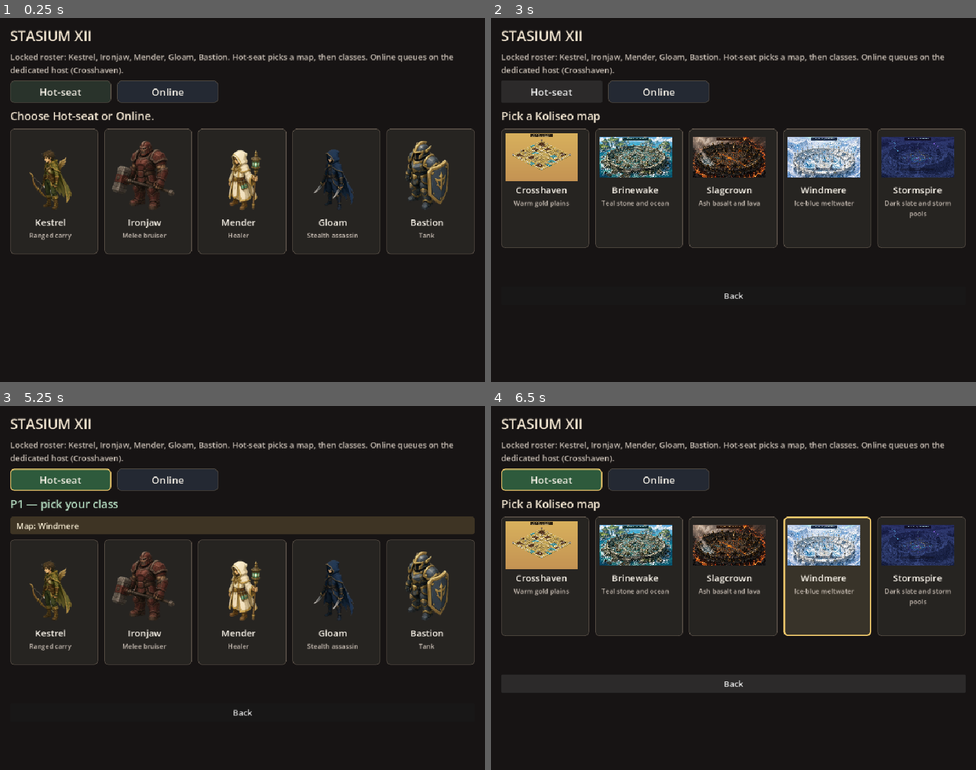
Above: before the commit, frames 1-4 (two rows, left to right).
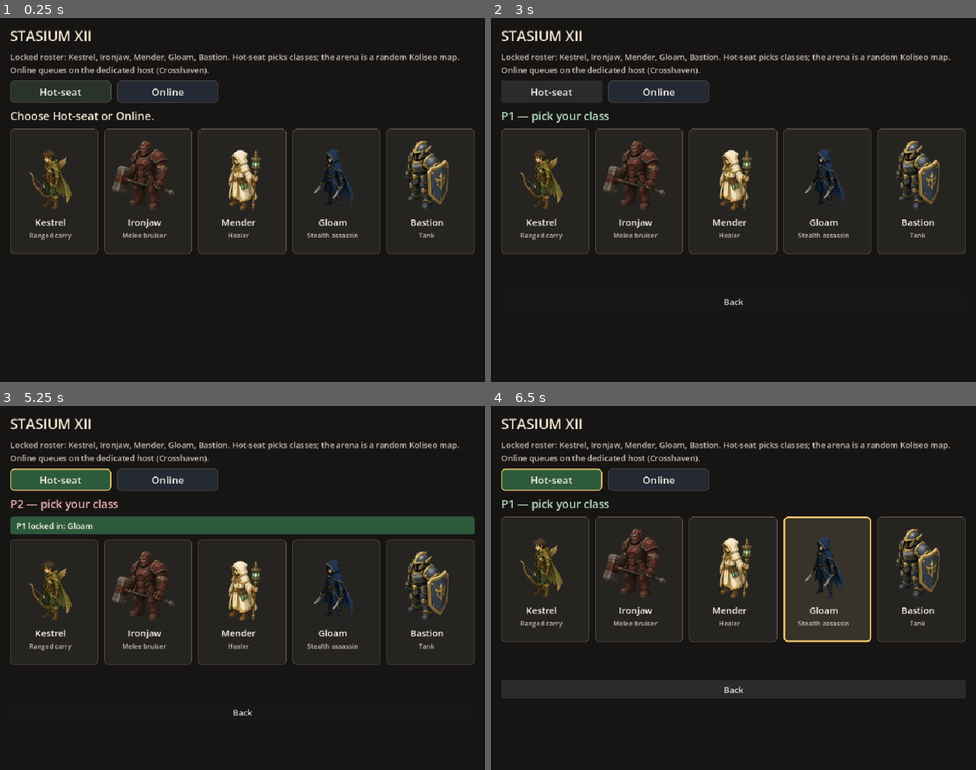
Above: after the commit, the same moments.

Repository: maurogp12/stasiumxii
Game: Godot game, scene res://scenes/class_select.tscn
The game is run twice, just before and just after one commit, with the same random seed, the same clock (stepped at 60 frames per second) and the same inputs.
Inputs (mouse positions are in pixels of both pictures, inside the frame that each line leads up to):
- Up to frame 1 (0.25 s): no input
- Up to frame 2 (3 s): click "Hot-seat" at 0.5 s; click "Online" at 1.25 s; click "Back" at 2 s; click "Hot-seat" at 2.75 s
- Up to frame 3 (5.25 s): click "Back" at 3.5 s; click "Hot-seat" at 4.25 s; tap Enter (ui_accept) at 5 s; move the mouse to (349, 569) at 5.02 s; hold Enter (ui_accept) from 5.03 s (still down); click (349, 569) at 5.17 s
- Up to frame 4 (6.5 s): release Enter (ui_accept) at 5.75 s; click "Back" at 5.75 s

The runs differ from the first frame. In frame 1, 0.8% of the frame differs, in the area x 2-95%, y 9-16%; in frame 2, 12%; in frame 3, 5.6%; in frame 4, 12%, in the area x 2-98%, y 9-79%.

Commit message:
Roll a random Koliseo arena for hot-seat matches.
Players no longer pick a map. Hot-seat seals a uniform roll of the five ship ids when the duel starts, and New Match rolls again. Empty map_id and online stays Crosshaven.

Co-authored-by: maurogp12 <maurogp12@users.noreply.github.com>

Diff:
--- a/backend/cell_tag_map.gd
+++ b/backend/cell_tag_map.gd
@@ -9,6 +9,7 @@
 ##
 ## Catalog ids: crosshaven, brinewake, slagcrown, windmere, stormspire.
 ## An empty map id loads Crosshaven. `demo_map` stays `{id}_15`.
+## Hot-seat calls `random_ship_id()`; this loader does not show a chooser.
 ##
 ## Schema: { "size": [w, h], "cells": [ { "x", "y", "terrain", "elevation", "paint_only" } ] }
 
@@ -30,6 +31,26 @@
 
 static func is_ship_map(map_id: String) -> bool:
 	return SHIP_MAPS.has(normalize_id(map_id))
+
+
+## Catalog slot. Index wraps so every ship id is reachable.
+static func ship_id_at(index: int) -> String:
+	if SHIP_MAPS.is_empty():
+		return DEFAULT_ID
+	return SHIP_MAPS[posmod(index, SHIP_MAPS.size())]
+
+
+## Uniform among SHIP_MAPS. Pass an RNG to keep a test seed off the global generator.
+static func random_ship_id(rng: Variant = null) -> String:
+	var count := SHIP_MAPS.size()
+	if count == 0:
+		return DEFAULT_ID
+	var index := 0
+	if rng is RandomNumberGenerator:
+		index = (rng as RandomNumberGenerator).randi_range(0, count - 1)
+	else:
+		index = randi_range(0, count - 1)
+	return SHIP_MAPS[index]
 
 
 static func normalize_id(raw: String) -> String:
--- a/board_view.gd
+++ b/board_view.gd
@@ -513,6 +513,8 @@
 	_mark_local_net_echo()
 	var config := {}
 	if not _online():
+		# Fresh arena every hot-seat rematch. Online reset stays Crosshaven.
+		ClassSelect.roll_hotseat_map()
 		config = ClassSelect.local_match_config()
 	_sim().reset_match(config)
 	_rebuild_pawns()
--- a/scenes/class_select.gd
+++ b/scenes/class_select.gd
@@ -1,7 +1,7 @@
 extends Control
 class_name ClassSelect
 
-## Main scene. Hot-seat picks a Koliseo map, then P1, then P2, then the local duel.
+## Main scene. Hot-seat is P1, then P2, then the local duel on a random Koliseo map.
 ## Online pick calls NetSession.select_class (rpc_select_class once connected).
 ## Online stays on Crosshaven; the dedicated host does not share a map pick.
 ## Queue calls start_queue_client, which sends rpc_enqueue. Queue is the Find Match control.
@@ -33,7 +33,6 @@
 static var hotseat_map_id: String = ""
 
 var _phase: String = "mode"
-var _map_id: String = ""
 var _p1: String = ""
 var _p2: String = ""
 var _picked: String = ""
@@ -48,9 +47,6 @@
 var _p1_chip: PanelContainer
 var _p1_chip_label: Label
 var _cards_row: HBoxContainer
-var _map_row: HBoxContainer
-var _map_chip: PanelContainer
-var _map_chip_label: Label
 var _join_row: HBoxContainer
 var _join_ip: LineEdit
 var _join_port: LineEdit
@@ -60,9 +56,6 @@
 var _back_button: Button
 var _mode_buttons: Dictionary = {}
 var _class_buttons: Dictionary = {}
-var _map_cards: Dictionary = {}
-var _map_name_labels: Dictionary = {}
-var _map_previews: Dictionary = {}
 var _name_labels: Dictionary = {}
 var _role_labels: Dictionary = {}
 var _portraits: Dictionary = {}
@@ -79,14 +72,15 @@
 	return "picker"
 
 
+static func roll_hotseat_map() -> String:
+	hotseat_map_id = CellTagMap.random_ship_id()
+	return hotseat_map_id
+
+
 static func local_match_config() -> Dictionary:
-	if hotseat_classes.size() != 2:
-		return {}
-	if not SpellKits.is_roster_class(hotseat_classes[0]) or not SpellKits.is_roster_class(hotseat_classes[1]):
-		return {}
-	var config := {
-		"classes": [hotseat_classes[0], hotseat_classes[1]],
-	}
+	var config := {}
+	if hotseat_classes.size() == 2 and SpellKits.is_roster_class(hotseat_classes[0]) and SpellKits.is_roster_class(hotseat_classes[1]):
+		config["classes"] = [hotseat_classes[0], hotseat_classes[1]]
 	if CellTagMap.is_ship_map(hotseat_map_id):
 		config["map_id"] = CellTagMap.normalize_id(hotseat_map_id)
 	return config
@@ -135,8 +129,7 @@
 	if _phase == "dedicated":
 		return
 	if which == "hotseat":
-		_phase = "map"
-		_map_id = ""
+		_phase = "hotseat_p1"
 		_p1 = ""
 		_p2 = ""
 		_status.text = ""
@@ -156,9 +149,6 @@
 	if _phase == "mode":
 		_status.text = "Choose Hot-seat or Online first."
 		return {"ok": false, "reason": "mode_required", "class_id": id}
-	if _phase == "map":
-		_status.text = "Pick a map first."
-		return {"ok": false, "reason": "map_required", "class_id": id}
 	if _phase == "hotseat_done":
 		return {"ok": false, "reason": "already_started", "class_id": id, "classes": hotseat_classes.duplicate()}
 	if not SpellKits.is_roster_class(id):
@@ -207,23 +197,6 @@
 	return result
 
 
-func pick_map(map_id: String) -> Dictionary:
-	var id := CellTagMap.normalize_id(map_id)
-	if _phase == "dedicated":
-		return {"ok": false, "reason": "dedicated", "map_id": id}
-	if _phase != "map":
-		return {"ok": false, "reason": "map_phase", "map_id": id}
-	if not CellTagMap.is_ship_map(id):
-		_show_reject("unknown_map", id)
-		return {"ok": false, "reason": "unknown_map", "map_id": id}
-	_map_id = id
-	_phase = "hotseat_p1"
-	_reject.text = ""
-	_status.text = ""
-	_refresh_all()
-	return {"ok": true, "reason": "", "map_id": id}
-
-
 func go_back() -> void:
 	if _phase == "dedicated" or _leaving:
 		return
@@ -232,16 +205,9 @@
 		_p2 = ""
 		_refresh_all()
 		return
-	if _phase == "hotseat_p1":
-		_phase = "map"
-		_p1 = ""
-		_p2 = ""
-		_refresh_all()
-		return
 	if NetSession.is_online() or (NetSession.is_queue_client() and NetSession.is_client()):
 		NetSession.return_to_hotseat()
 	_phase = "mode"
-	_map_id = ""
 	_p1 = ""
 	_p2 = ""
 	_queue_panel.visible = false
@@ -272,33 +238,6 @@
 	if _reject == null:
 		return ""
 	return _reject.text
-
-
-func selected_map_id() -> String:
-	return _map_id
-
-
-func map_cards_visible() -> bool:
-	return _map_row != null and _map_row.visible and _map_cards.size() == CellTagMap.SHIP_MAPS.size()
-
-
-func map_card_title(map_id: String) -> String:
-	var id := CellTagMap.normalize_id(map_id)
-	if not _map_name_labels.has(id):
-		return ""
-	return str((_map_name_labels[id] as Label).text)
-
-
-func map_card_blurb(map_id: String) -> String:
-	return CellTagMap.blurb_of(map_id)
-
-
-func map_card_has_preview(map_id: String) -> bool:
-	var id := CellTagMap.normalize_id(map_id)
-	if not _map_previews.has(id):
-		return false
-	var tex: TextureRect = _map_previews[id]
-	return tex.texture != null
 
 
 func class_cards_visible() -> bool:
@@ -370,7 +309,7 @@
 
 	var blurb := Label.new()
 	blurb.autowrap_mode = TextServer.AUTOWRAP_WORD_SMART
-	blurb.text = "Locked roster: Kestrel, Ironjaw, Mender, Gloam, Bastion. Hot-seat picks a map, then classes. Online queues on the dedicated host (Crosshaven)."
+	blurb.text = "Locked roster: Kestrel, Ironjaw, Mender, Gloam, Bastion. Hot-seat picks classes; the arena is a random Koliseo map. Online queues on the dedicated host (Crosshaven)."
 	blurb.add_theme_color_override("font_color", Color(0.78, 0.74, 0.7))
 	col.add_child(blurb)
 
@@ -385,15 +324,6 @@
 	_prompt = Label.new()
 	_prompt.add_theme_font_size_override("font_size", 22)
 	col.add_child(_prompt)
-
-	_map_chip = PanelContainer.new()
-	_map_chip.visible = false
-	_map_chip.add_theme_stylebox_override("panel", _seat_chip_style(Color("#3E3424")))
-	col.add_child(_map_chip)
-	_map_chip_label = Label.new()
-	_map_chip_label.add_theme_font_size_override("font_size", 16)
-	_map_chip_label.add_theme_color_override("font_color", Color(0.98, 0.94, 0.84))
-	_map_chip.add_child(_map_chip_label)
 
 	_p1_chip = PanelContainer.new()
 	_p1_chip.visible = false
@@ -403,16 +333,6 @@
 	_p1_chip_label.add_theme_font_size_override("font_size", 16)
 	_p1_chip_label.add_theme_color_override("font_color", Color(0.98, 0.96, 0.92))
 	_p1_chip.add_child(_p1_chip_label)
-
-	_map_row = HBoxContainer.new()
-	_map_row.add_theme_constant_override("separation", 12)
-	_map_row.size_flags_horizontal = Control.SIZE_EXPAND_FILL
-	_map_row.visible = false
-	col.add_child(_map_row)
-	for map_id in CellTagMap.SHIP_MAPS:
-		var map_card := _make_map_card(str(map_id))
-		map_card.size_flags_horizontal = Control.SIZE_EXPAND_FILL
-		_map_row.add_child(map_card)
 
 	_cards_row = HBoxContainer.new()
 	_cards_row.add_theme_constant_override("separation", 12)
@@ -570,76 +490,6 @@
 	return panel
 
 
-func _make_map_card(map_id: String) -> Panel:
-	var panel := Panel.new()
-	panel.custom_minimum_size = Vector2(168, 236)
-	panel.mouse_filter = Control.MOUSE_FILTER_STOP
-	panel.focus_mode = Control.FOCUS_ALL
-	panel.mouse_default_cursor_shape = Control.CURSOR_POINTING_HAND
-	panel.gui_input.connect(_on_map_gui.bind(map_id))
-	panel.add_theme_stylebox_override("panel", _card_style(false))
-
-	var box := VBoxContainer.new()
-	box.mouse_filter = Control.MOUSE_FILTER_IGNORE
-	box.position = Vector2(8, 8)
-	box.add_theme_constant_override("separation", 4)
-	panel.add_child(box)
-
-	var preview := _load_preview(map_id)
-	var tex := TextureRect.new()
-	tex.custom_minimum_size = Vector2(144, 96)
-	tex.expand_mode = TextureRect.EXPAND_IGNORE_SIZE
-	tex.stretch_mode = TextureRect.STRETCH_KEEP_ASPECT_CENTERED
-	tex.texture_filter = CanvasItem.TEXTURE_FILTER_LINEAR
-	tex.mouse_filter = Control.MOUSE_FILTER_IGNORE
-	if preview != null:
-		tex.texture = preview
-	box.add_child(tex)
-	_map_previews[map_id] = tex
-
-	var name_label := Label.new()
-	name_label.text = CellTagMap.label_of(map_id)
-	name_label.horizontal_alignment = HORIZONTAL_ALIGNMENT_CENTER
-	name_label.add_theme_font_size_override("font_size", 18)
-	name_label.add_theme_color_override("font_color", Color(0.98, 0.96, 0.92))
-	name_label.mouse_filter = Control.MOUSE_FILTER_IGNORE
-	box.add_child(name_label)
-	_map_name_labels[map_id] = name_label
-
-	var blurb := Label.new()
-	blurb.text = CellTagMap.blurb_of(map_id)
-	blurb.horizontal_alignment = HORIZONTAL_ALIGNMENT_CENTER
-	blurb.autowrap_mode = TextServer.AUTOWRAP_WORD_SMART
-	blurb.add_theme_font_size_override("font_size", 13)
-	blurb.add_theme_color_override("font_color", Color(0.78, 0.74, 0.7))
-	blurb.mouse_filter = Control.MOUSE_FILTER_IGNORE
-	box.add_child(blurb)
-
-	_map_cards[map_id] = panel
-	return panel
-
-
-func _load_preview(map_id: String) -> Texture2D:
-	var path := CellTagMap.preview_path(map_id)
-	if path == "" or not ResourceLoader.exists(path):
-		return null
-	var res: Resource = ResourceLoader.load(path)
-	if res is Texture2D:
-		return res as Texture2D
-	return null
-
-
-func _on_map_gui(event: InputEvent, map_id: String) -> void:
-	if event is InputEventMouseButton:
-		var mouse := event as InputEventMouseButton
-		if mouse.pressed and mouse.button_index == MOUSE_BUTTON_LEFT:
-			pick_map(map_id)
-			accept_event()
-	elif event.is_action_pressed("ui_accept"):
-		pick_map(map_id)
-		accept_event()
-
-
 func _on_card_gui(event: InputEvent, class_id: String) -> void:
 	if event is InputEventMouseButton:
 		var mouse := event as InputEventMouseButton
@@ -669,7 +519,7 @@
 	sealed.append(_p1)
 	sealed.append(_p2)
 	hotseat_classes = sealed
-	hotseat_map_id = _map_id if _map_id != "" else CellTagMap.DEFAULT_ID
+	roll_hotseat_map()
 	if not _auto_launch or _leaving:
 		return
 	_leaving = true
@@ -682,7 +532,6 @@
 		return
 	_apply_prompt()
 	_apply_mode_styles()
-	_apply_maps()
 	_apply_cards()
 	if _queue_button != null:
 		var confirmed := SpellKits.is_roster_class(NetSession.selected_class_id)
@@ -692,24 +541,14 @@
 
 
 func _apply_prompt() -> void:
-	var show_map := _phase.begins_with("hotseat") and _map_id != ""
-	_map_chip.visible = show_map
-	if show_map:
-		_map_chip_label.text = "Map: %s" % CellTagMap.label_of(_map_id)
 	var show_chip := _phase == "hotseat_p2" or _phase == "hotseat_done"
 	_p1_chip.visible = show_chip
 	if show_chip:
 		_p1_chip_label.text = "P1 locked in: %s" % SpellKits.display_name(_p1)
 	_join_row.visible = _phase == "online"
-	if _map_row != null:
-		_map_row.visible = _phase == "map"
 	if _cards_row != null:
-		_cards_row.visible = _phase != "map"
-	if _phase == "map":
-		_prompt.text = "Pick a Koliseo map"
-		_prompt.add_theme_color_override("font_color", Color(0.95, 0.9, 0.82))
-		_prompt_seat = -1
-	elif _phase == "hotseat_p1":
+		_cards_row.visible = true
+	if _phase == "hotseat_p1":
 		_prompt.text = "P1 — pick your class"
 		_prompt.add_theme_color_override("font_color", SEAT_P1_TEXT)
 		_prompt_seat = 0
@@ -732,17 +571,11 @@
 		var button: Button = _mode_buttons[mode_id]
 		var active := false
 		if str(mode_id) == "hotseat":
-			active = _phase.begins_with("hotseat") or _phase == "map"
+			active = _phase.begins_with("hotseat")
 		elif str(mode_id) == "online":
 			active = _phase == "online"
 		button.add_theme_stylebox_override("normal", _mode_style(str(mode_id), active))
 		button.add_theme_color_override("font_color", Color(0.98, 0.96, 0.92))
-
-
-func _apply_maps() -> void:
-	for map_id in _map_cards.keys():
-		var panel: Panel = _map_cards[map_id]
-		panel.add_theme_stylebox_override("panel", _card_style(str(map_id) == _map_id and _map_id != ""))
 
 
 func _apply_cards() -> void:
@@ -808,8 +641,6 @@
 	if who == "":
 		who = class_id if class_id != "" else "that class"
 	match reason:
-		"unknown_map":
-			_reject.text = "That map is not in the Koliseo."
 		"invalid_class":
 			_reject.text = "Server rejected %s." % who
 		"class_required":
--- a/tests/run_class_picker_tests.gd
+++ b/tests/run_class_picker_tests.gd
@@ -86,15 +86,13 @@
 func _test_hotseat_p1_then_p2() -> void:
 	var picker := _picker()
 	picker.choose_mode("hotseat")
-	eq(picker.phase_name(), "map", "hot-seat starts at the map picker")
-	eq(picker.prompt_text(), "Pick a Koliseo map", "map prompt names the Koliseo")
-	eq(picker.map_cards_visible(), true, "five map cards are visible")
-	var early_class: Dictionary = picker.pick_class("mender")
-	eq(bool(early_class.get("ok", true)), false, "a class before a map does not pick")
-	eq(str(early_class.get("reason", "")), "map_required", "map is required before classes")
-	var picked_map: Dictionary = picker.pick_map("crosshaven")
-	eq(bool(picked_map.get("ok", false)), true, "Crosshaven is accepted")
-	eq(picker.phase_name(), "hotseat_p1", "hot-seat starts at P1 after the map")
+	eq(picker.phase_name(), "hotseat_p1", "hot-seat starts at P1")
+	eq(picker.class_cards_visible(), true, "class cards are ready with the hot-seat pick")
+	truthy(picker.prompt_text().contains("P1"), "prompt names P1")
+	picker.go_back()
+	eq(picker.phase_name(), "mode", "back from P1 returns to the mode screen")
+	picker.choose_mode("hotseat")
+	eq(picker.phase_name(), "hotseat_p1", "hot-seat starts at P1")
 	eq(picker.prompt_seat(), 0, "P1 uses seat 0")
 	truthy(picker.prompt_text().contains("P1"), "prompt names P1")
 	var p1: Dictionary = picker.pick_class("mender")
@@ -111,6 +109,7 @@
 	eq(int(p2.get("seat", -1)), 1, "bastion is seat 1")
 	eq(_script.hotseat_classes[0], "mender", "sealed seat 0 is mender")
 	eq(_script.hotseat_classes[1], "bastion", "sealed seat 1 is bastion")
+	truthy(CellTagMap.is_ship_map(str(_script.hotseat_map_id)), "sealed map is one of the five arenas")
 	var sim := _sim()
 	sim.reset_match(_script.local_match_config())
 	var units: Array = sim.snapshot()["units"]
@@ -124,7 +123,6 @@
 func _test_hotseat_default_pair() -> void:
 	var picker := _picker()
 	picker.choose_mode("hotseat")
-	picker.pick_map("crosshaven")
 	picker.pick_class("kestrel")
 	picker.pick_class("ironjaw")
 	var sim := _sim()
@@ -135,7 +133,6 @@
 	picker.free()
 	var mirror := _picker()
 	mirror.choose_mode("hotseat")
-	mirror.pick_map("crosshaven")
 	mirror.pick_class("gloam")
 	mirror.pick_class("gloam")
 	eq(_script.hotseat_classes[0], "gloam", "same class can sit both seats")
--- a/tests/run_koliseo_maps_tests.gd
+++ b/tests/run_koliseo_maps_tests.gd
@@ -1,7 +1,7 @@
 extends SceneTree
 
 ## Koliseo ship maps: tags load, lava stays on Slagcrown, paint_only does not
-## block, and the hot-seat picker walks into a match on the chosen map.
+## block, and hot-seat rolls one of the five arenas (no map chooser).
 ## Run: godot --headless --path . -s res://tests/run_koliseo_maps_tests.gd
 
 const MAPS := ["crosshaven", "brinewake", "slagcrown", "windmere", "stormspire"]
@@ -21,8 +21,9 @@
 	_test_paint_only_and_lava()
 	_test_unknown_map_does_not_invent()
 	_test_cell_tags_override()
-	_test_picker_flow()
-	await _test_picker_navigates()
+	_test_random_ship_id()
+	_test_hotseat_rolls_map()
+	await _test_hotseat_navigates()
 	print("Koliseo map tests: %d passed, %d failed" % [_passed, _failed])
 	quit(1 if _failed > 0 else 0)
 
@@ -150,39 +151,56 @@
 	eq(int(snap["tiles"][Vector2i(1, 1)]["elevation"]) >= 0, true, "override tags still apply")
 
 
-func _test_picker_flow() -> void:
+func _test_random_ship_id() -> void:
+	for i in MAPS.size():
+		eq(CellTagMap.ship_id_at(i), MAPS[i], "catalog index %d is %s" % [i, MAPS[i]])
+	eq(CellTagMap.ship_id_at(MAPS.size()), MAPS[0], "catalog index wraps onto Crosshaven")
+	var rng := RandomNumberGenerator.new()
+	rng.seed = 7
+	var seen := {}
+	for _i in 80:
+		var rolled := CellTagMap.random_ship_id(rng)
+		truthy(MAPS.has(rolled), "seeded roll stays in the five ids")
+		seen[rolled] = true
+	eq(seen.size(), MAPS.size(), "seeded rolls cover every ship map")
+	var live := CellTagMap.random_ship_id()
+	truthy(MAPS.has(live), "live random selection returns one of the five ids")
+
+
+func _test_hotseat_rolls_map() -> void:
 	var script := load("res://scenes/class_select.gd")
 	script.hotseat_classes.clear()
 	script.hotseat_map_id = ""
 	var picker := _picker(false)
 	picker.choose_mode("hotseat")
-	eq(picker.phase_name(), "map", "hot-seat opens the map picker")
-	eq(picker.map_cards_visible(), true, "map cards are on screen")
-	eq(picker.class_cards_visible(), false, "class cards wait until a map is picked")
-	for map_id in MAPS:
-		eq(picker.map_card_title(map_id), CellTagMap.label_of(map_id), "%s card label" % map_id)
-		eq(picker.map_card_has_preview(map_id), true, "%s card shows a preview" % map_id)
-	var unknown: Dictionary = picker.pick_map("pulse")
-	eq(bool(unknown.get("ok", true)), false, "unknown map is rejected")
-	eq(str(unknown.get("reason", "")), "unknown_map", "reject reason is unknown_map")
-	eq(picker.phase_name(), "map", "a bad map stays on the picker")
-	var picked: Dictionary = picker.pick_map("slagcrown")
-	eq(bool(picked.get("ok", false)), true, "Slagcrown click is accepted")
-	eq(picker.phase_name(), "hotseat_p1", "map pick continues to P1")
-	eq(picker.selected_map_id(), "slagcrown", "selected map is Slagcrown")
-	truthy(picker.prompt_text().contains("P1"), "P1 prompt follows the map")
+	eq(picker.phase_name(), "hotseat_p1", "hot-seat opens class select")
+	eq(picker.class_cards_visible(), true, "class cards are on screen")
+	var src := FileAccess.get_file_as_string("res://scenes/class_select.gd")
+	eq(src.contains("func pick_map"), false, "class select has no map picker")
+	eq(src.contains("Pick a Koliseo map"), false, "class select has no map prompt")
+	picker.pick_class("kestrel")
 	picker.go_back()
-	eq(picker.phase_name(), "map", "back from P1 returns to the map picker")
-	picker.pick_map("windmere")
+	eq(picker.phase_name(), "hotseat_p1", "back from P2 returns to P1")
+	picker.choose_mode("hotseat")
 	picker.pick_class("kestrel")
 	picker.pick_class("ironjaw")
-	eq(script.hotseat_map_id, "windmere", "sealed map is Windmere")
+	var sealed := str(script.hotseat_map_id)
+	truthy(MAPS.has(sealed), "sealed map is one of the five")
 	var config: Dictionary = script.local_match_config()
-	eq(str(config.get("map_id", "")), "windmere", "match config carries the map id")
+	eq(str(config.get("map_id", "")), sealed, "match config carries the rolled map id")
 	var snap: Dictionary = _sim().reset_match(config)
-	eq(str(snap.get("demo_map", "")), "windmere_15", "picker config loads Windmere")
-	eq(str(snap["units"][0]["class_id"]), "kestrel", "picker config keeps P1")
-	eq(str(snap["units"][1]["class_id"]), "ironjaw", "picker config keeps P2")
+	eq(str(snap.get("demo_map", "")), "%s_15" % sealed, "rolled config loads that arena")
+	eq(str(snap["units"][0]["class_id"]), "kestrel", "rolled config keeps P1")
+	eq(str(snap["units"][1]["class_id"]), "ironjaw", "rolled config keeps P2")
+	script.hotseat_map_id = "crosshaven"
+	var again := str(script.roll_hotseat_map())
+	truthy(MAPS.has(again), "New Match roll is a ship map")
+	eq(str(script.hotseat_map_id), again, "New Match stores the fresh roll")
+	eq(str(script.local_match_config().get("map_id", "")), again, "fresh roll replaces the previous map id")
+	var view := FileAccess.get_file_as_string("res://board_view.gd")
+	var rematch := view.split("func _on_new_match")[1].split("func ")[0]
+	truthy(rematch.contains("roll_hotseat_map()"), "New Match rolls before the next duel")
+	truthy(rematch.find("roll_hotseat_map()") < rematch.find("local_match_config()"), "New Match rolls before reading the sealed config")
 	var dress := str(load("res://board/koliseo_art.gd").dress_for("windmere_15"))
 	eq(dress, "wind_", "Windmere paint uses the ice dress")
 	var tex: Texture2D = load("res://board/koliseo_art.gd").terrain_texture("ground", 0, dress)
@@ -197,15 +215,16 @@
 	picker.free()
 
 
-func _test_picker_navigates() -> void:
+func _test_hotseat_navigates() -> void:
 	var script := load("res://scenes/class_select.gd")
 	script.hotseat_classes.clear()
 	script.hotseat_map_id = ""
 	var picker := _picker(true)
 	picker.choose_mode("hotseat")
-	picker.pick_map("brinewake")
 	picker.pick_class("mender")
 	picker.pick_class("bastion")
+	var map_id := str(script.hotseat_map_id)
+	truthy(MAPS.has(map_id), "launch sealed a ship map")
 	var arrived := false
 	for _i in 12:
 		await process_frame
@@ -214,12 +233,12 @@
 		if current_scene.scene_file_path != "res://main.tscn":
 			continue
 		var snap: Dictionary = _sim().snapshot()
-		if str(snap.get("demo_map", "")) == "brinewake_15" and str(snap.get("phase", "")) == "DEPLOYMENT":
+		if str(snap.get("demo_map", "")) == "%s_15" % map_id and str(snap.get("phase", "")) == "DEPLOYMENT":
 			arrived = true
 			eq(str(snap["units"][0]["class_id"]), "mender", "navigated match seat 0 is mender")
 			eq(str(snap["units"][1]["class_id"]), "bastion", "navigated match seat 1 is bastion")
 			break
-	eq(arrived, true, "map picker navigates into a Brinewake match")
+	eq(arrived, true, "hot-seat navigates into the rolled arena")
 
 
 func _ground_paint_step(tags: Dictionary) -> Dictionary:
Not shown, changed: README.md
Not shown, changed: art/maps/arena_colosseum_v2/tiled/README.md
